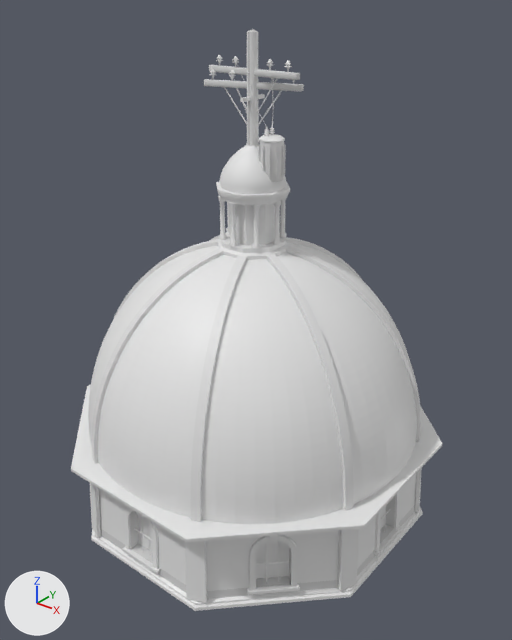
An edit to the glTF model assets/kit/props.glb, drawn before and after from the same camera.
Before and after are seen from a camera (50 mm lens) standing at (7.51, -9.3, 9.59) and looking at (0.1, -0.04, 3.84). The lights are fixed; the arrows at lower left show +X, +Y and +Z. The first picture is the older version.

Script lines for the objects in view, before the commit:
```python
me_chapel_lantern = bpy.data.meshes.new('chapel_lantern')
me_chapel_lantern.from_pydata(...)  # 803 vertices, 1552 faces; spans x -0.61..0.61, y -0.61..0.61, z 5.15..8.1
# faces by material slot: [1160, 32, 336, 24]
me_chapel_lantern.materials.append(mat_stone)
me_chapel_lantern.materials.append(mat_dark)
me_chapel_lantern.materials.append(mat_glaze_y)
me_chapel_lantern.materials.append(mat_iron)
me_pole_old = bpy.data.meshes.new('pole_old')
me_pole_old.from_pydata(...)  # 1648 vertices, 3096 faces; spans x -0.82..0.82, y -0.3..0.3, z 0.0..8.64
# faces by material slot: [740, 476, 1712, 168]
me_pole_old.materials.append(mat_wood)
me_pole_old.materials.append(mat_iron)
me_pole_old.materials.append(mat_porcelain)
me_pole_old.materials.append(mat_tank)
me_pole_quarter = bpy.data.meshes.new('pole_quarter')
me_pole_quarter.from_pydata(...)  # 1750 vertices, 3316 faces; spans x -0.9..0.9, y -0.23..0.23, z 0.0..8.84
# faces by material slot: [740, 476, 1712, 388]
me_pole_quarter.materials.append(mat_wood)
me_pole_quarter.materials.append(mat_iron)
me_pole_quarter.materials.append(mat_porcelain)
me_pole_quarter.materials.append(mat_tank)
ob_chapel_lantern = bpy.data.objects.new('chapel_lantern', me_chapel_lantern)
ob_chapel_lantern.location = (0.0, 0.0, 0.0)
ob_pole_old = bpy.data.objects.new('pole_old', me_pole_old)
ob_pole_old.location = (0.0, 0.0, 0.0)
ob_pole_quarter = bpy.data.objects.new('pole_quarter', me_pole_quarter)
ob_pole_quarter.location = (0.0, 0.0, 0.0)
# also in view: 'chapel_dome' at (0.0, 0.0, 3.53); 'chapel_drum' at (0.0, 0.0, 0.87)
```
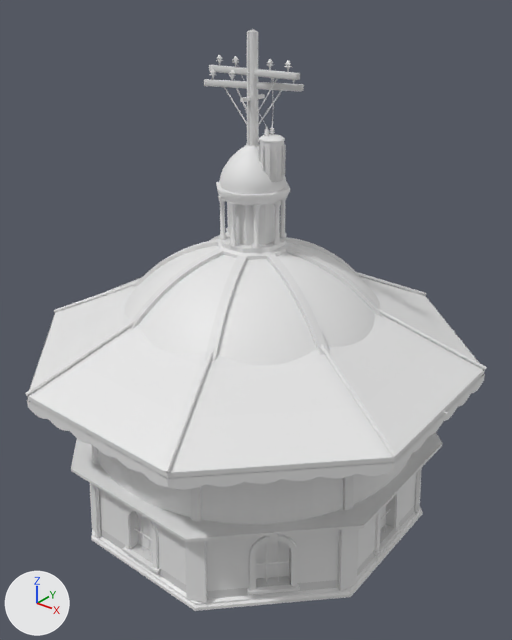
Location of each change, [x1, y1, x2, y2] in pixels of the pictures (512 x 640 px):
'kiosk_roof', added: after [25, 272, 486, 490]
    faces in mat_tin: [28, 276, 484, 473]
    faces in mat_trim: [25, 272, 486, 490]

Diff of the bpy script that builds the scene:
```diff
--- a/assets/kit/props.glb.py
+++ b/assets/kit/props.glb.py
@@ mat_trim @@
+mat_trim = bpy.data.materials.new('trim')
+# nodes: BsdfPrincipled, Mix, OutputMaterial, VertexColor
+# colours: white #e7e7e7, mixed with the vertex colours
@@ mat_finial @@
+mat_finial = bpy.data.materials.new('finial')
+# nodes: BsdfPrincipled, Mix, OutputMaterial, VertexColor
+# colours: white #e7e7e7, mixed with the vertex colours
@@ me_kiosk_roof @@
+me_kiosk_roof.from_pydata(...)  # 3941 vertices, 6264 faces; spans x -3.91..3.91, y -3.91..3.91, z 3.11..5.68
+# faces by material slot: [3840, 2200, 224]
+me_kiosk_roof.materials.append(mat_tin)
+me_kiosk_roof.materials.append(mat_trim)
+me_kiosk_roof.materials.append(mat_finial)
@@ ob_kiosk_roof @@
+ob_kiosk_roof = bpy.data.objects.new('kiosk_roof', me_kiosk_roof)
+ob_kiosk_roof.location = (0.0, 0.0, 0.0)
```
